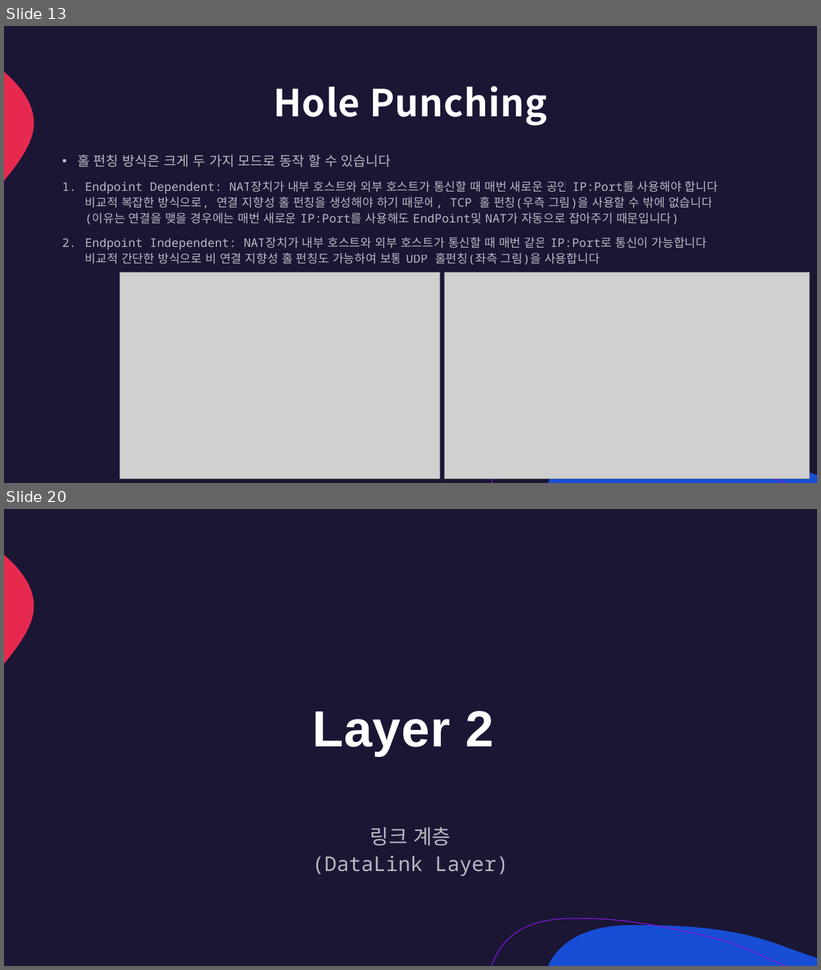
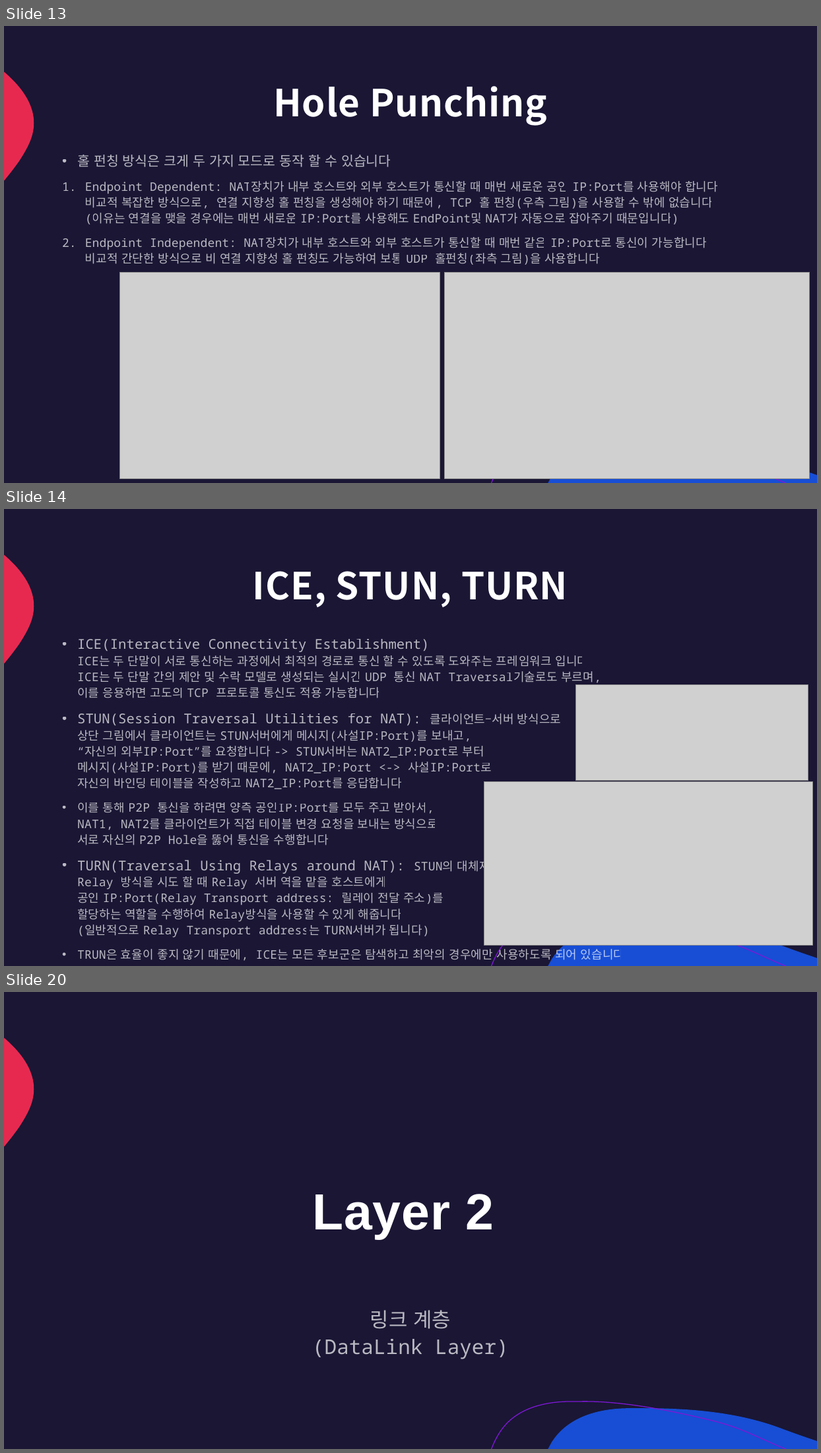
Before and after one commit to lumen4723/2024_network, a slide deck: 3.pptx. Shown one above the other, each under a label of ours: slides 13 and 20 before the commit, slides 13, 14 and 20 after it; the slides between them are not shown. The pictures are 821x970 and 821x1453 pixels, drawn with LibreOffice and Linux fonts; fonts in the diff are those of the drawing; grey boxes stand for pictures. Boxes give left, top, right and bottom in pixels: in the first picture for what was removed or moved away, otherwise in the second. Text is boxed around its words. In the diff, an @@ line names an element or a change of style, - is before the commit and + after.

```diff
--- a/3.pptx
+++ b/3.pptx
@@ slide 14 added at [4, 509, 817, 966], background #1A1634; not listed: 3 template elements that a slide beside it also shows @@
@@ title added at [253, 571, 568, 607], 44 pt, text #FFFFFF, bold @@
+ICE, STUN, TURN
@@ text added at [77, 639, 625, 962], 14 pt, text #FFFFFF at 70% opacity @@
+• ICE(Interactive Connectivity Establishment):
+  ICE는 두 단말이 서로 통신하는 과정에서 최적의 경로로 통신 할 수 있도록 도와주는 프레임워크 입니다
+  ICE는 두 단말 간의 제안 및 수락 모델로 생성되는 실시간 UDP 통신 NAT Traversal기술로도 부르며,
+  이를 응용하면 고도의 TCP 프로토콜 통신도 적용 가능합니다
+• STUN(Session Traversal Utilities for NAT): 클라이언트–서버 방식으로
+  상단 그림에서 클라이언트는 STUN서버에게 메시지(사설IP:Port)를 보내고,
+  “자신의 외부IP:Port”를 요청합니다 -> STUN서버는 NAT2_IP:Port로 부터
+  메시지(사설IP:Port)를 받기 때문에, NAT2_IP:Port <-> 사설IP:Port로
+  자신의 바인딩 테이블을 작성하고 NAT2_IP:Port를 응답합니다
+• 이를 통해 P2P 통신을 하려면 양측 공인IP:Port를 모두 주고 받아서,
+  NAT1, NAT2를 클라이언트가 직접 테이블 변경 요청을 보내는 방식으로
+  서로 자신의 P2P Hole을 뚫어 통신을 수행합니다
+• TURN(Traversal Using Relays around NAT): STUN의 대체재로,
+  Relay 방식을 시도 할 때 Relay 서버 역을 맡을 호스트에게
+  공인 IP:Port(Relay Transport address: 릴레이 전달 주소)를
+  할당하는 역할을 수행하여 Relay방식을 사용할 수 있게 해줍니다
+  (일반적으로 Relay Transport address는 TURN서버가 됩니다)
+• TRUN은 효율이 좋지 않기 때문에, ICE는 모든 후보군은 탐색하고 최악의 경우에만 사용하도록 되어 있습니다
@@ picture added at [576, 685, 809, 781] @@
@@ picture added at [484, 782, 813, 946] @@
```
Also in this commit, not shown: 11 slides changed, 7 other slides added, 10 slides removed, 1 other file.
